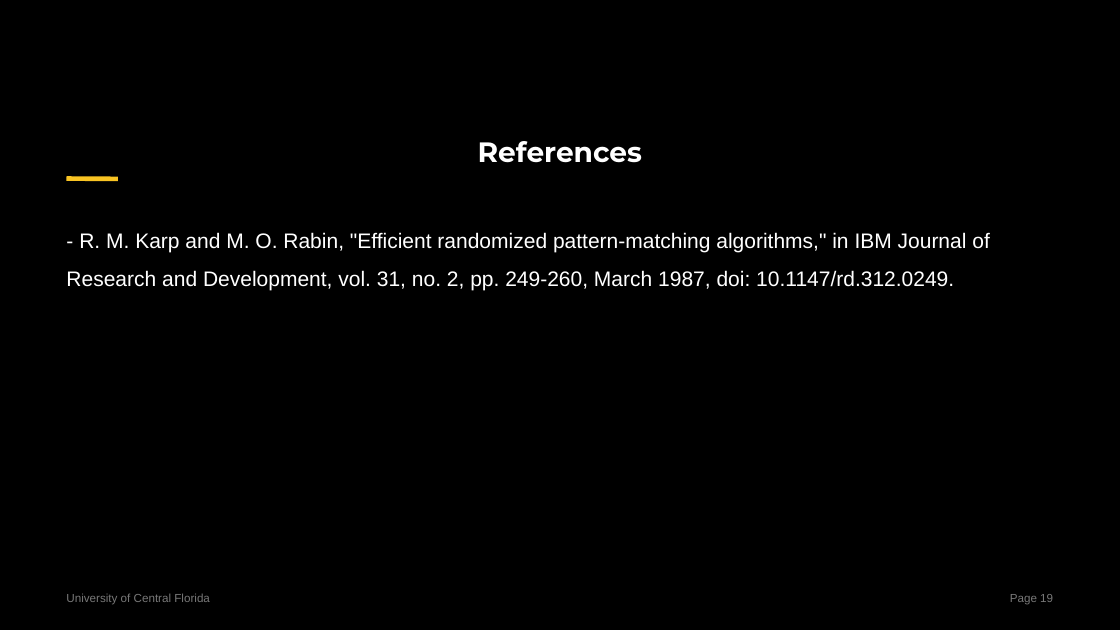
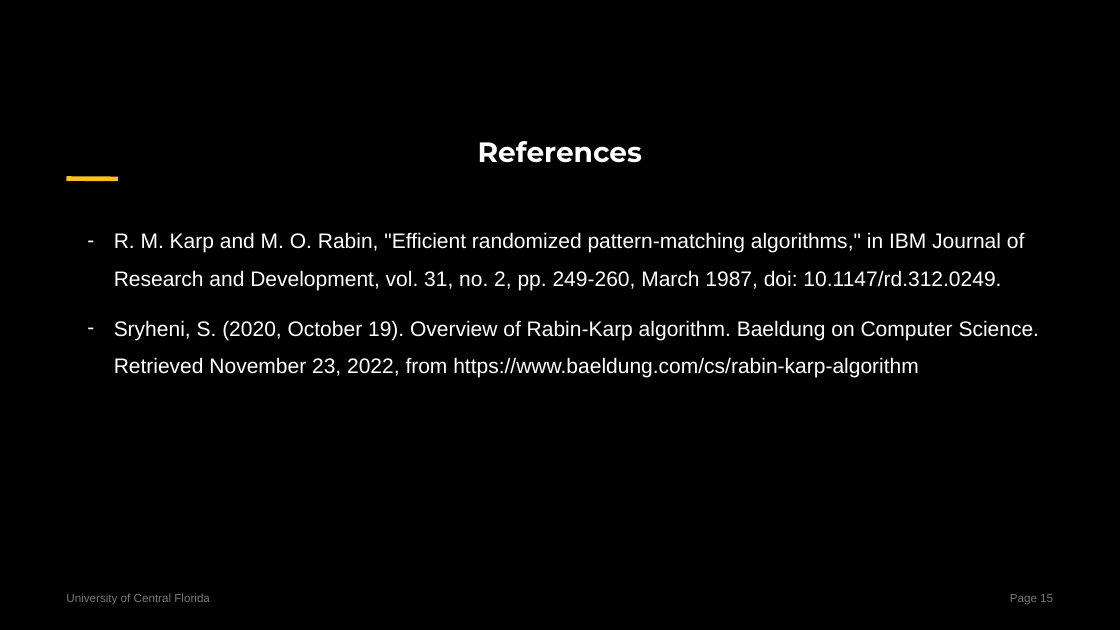
Before and after one commit to centuryhopper/Fall2022CourseContents, a slide deck: slide 15 of CAP6515/paper_presentation_files/rabin-karp-presentation.pptx (slide 19 before the commit). Drawn at 1120x630 pixels with LibreOffice and Linux fonts; fonts in the diff are those of the drawing. Boxes give left, top, right and bottom in pixels: in the first picture for what was removed or moved away, otherwise in the second. Text is boxed around its words. In the diff, an @@ line names an element or a change of style, - is before the commit and + after.

```diff
--- a/CAP6515/paper_presentation_files/rabin-karp-presentation.pptx
+++ b/CAP6515/paper_presentation_files/rabin-karp-presentation.pptx
@@ text at [114, 232, 1039, 378]: text changed @@
-- R. M. Karp and M. O. Rabin, "Efficient randomized pattern-matching algorithms," in IBM Journal of Research and Development, vol. 31, no. 2, pp. 249-260, March 1987, doi: 10.1147/rd.312.0249.
+– R. M. Karp and M. O. Rabin, "Efficient randomized pattern-matching algorithms," in IBM Journal of Research and Development, vol. 31, no. 2, pp. 249-260, March 1987, doi: 10.1147/rd.312.0249.
+– Sryheni, S. (2020, October 19). Overview of Rabin-Karp algorithm. Baeldung on Computer Science. Retrieved November 23, 2022, from https://www.baeldung.com/cs/rabin-karp-algorithm
```
Also in this commit, not shown: 8 other slides changed, 2 slides added, 6 slides removed, 2 other files.
